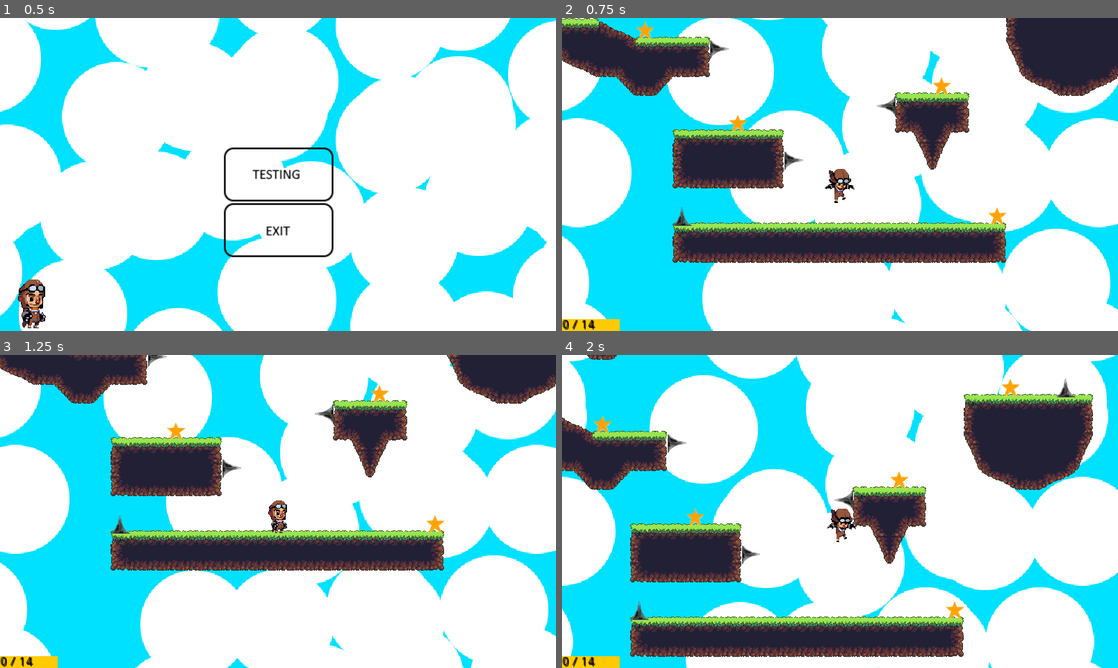
Above: before the commit, frames 1-4 (two rows, left to right).
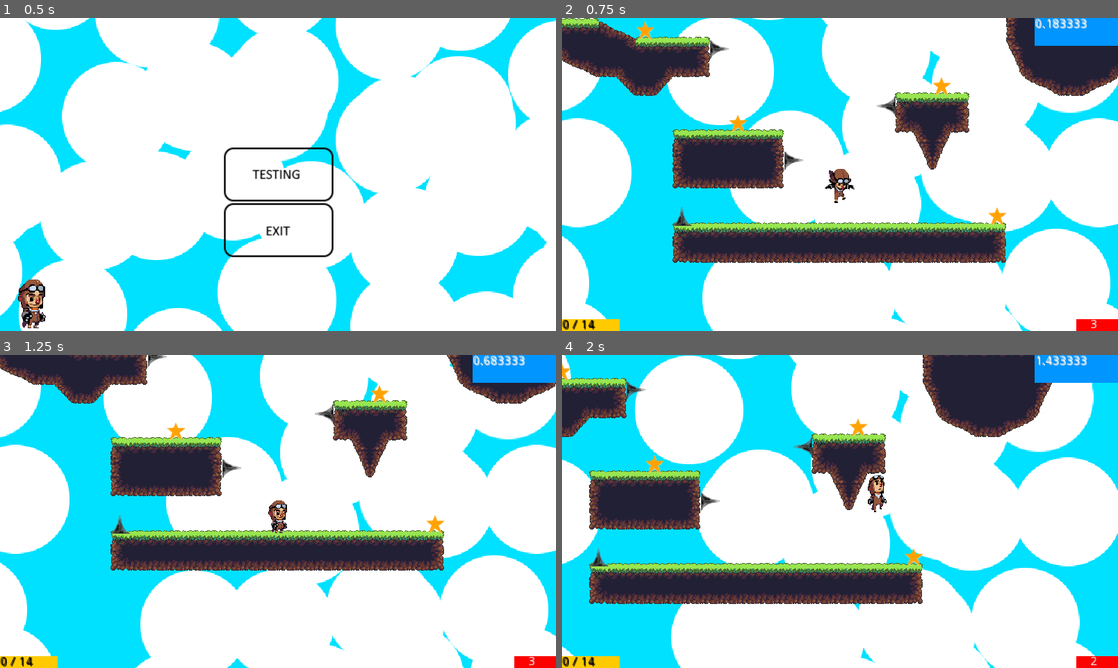
Above: after the commit, the same moments.

Repository: OliverMead/PlatformerGame_Personal
Game: Godot game, scene res://MainMenu.tscn
Same seed, same stepped clock (60 frames per second), same inputs: the game is played once before the commit and once after it.
Inputs (mouse positions are in pixels of both pictures, inside the frame that each line leads up to):
- Up to frame 1 (0.5 s): no input
- Up to frame 2 (0.75 s): click (840, 174) at 0.5 s
- Up to frame 3 (1.25 s): no input
- Up to frame 4 (2 s): tap Enter (ui_accept) at 1.25, 1.35 s; hold Right (ui_right) from 1.28 s (still down); hold Space (ui_jump) from 1.28 s (still down)

Frame 1 is identical in both runs. In frame 2, 1.6% of the frame differs, in the area x 85-100%, y 0-100%; in frame 3, 1.6%; in frame 4, 53%, in the area x 0-100%, y 0-100%.

Commit message:
added finishing screens, a timer, collision on spikes

Diff:
--- a/HUD.gd
+++ b/HUD.gd
@@ -1,6 +1,7 @@
 extends CanvasLayer
 
-onready var textNode = get_node("ColorRect/RichTextLabel")
+onready var starNode = get_node("ColorRect/RichTextLabel")
+onready var lifeNode = get_node("ColorRect2/RichTextLabel")
 onready var world = get_parent()
 onready var playerNode = world.get_node("Player")
 
@@ -8,4 +9,5 @@
 	pass
 
 func _process(delta):
-	textNode.text = str(playerNode.starCount) + " / " + str(world.starNum)
+	starNode.text = str(playerNode.starCount) + " / " + str(world.starNum)
+	lifeNode.text = str(playerNode.lives)
--- a/KinematicBody2D.gd
+++ b/KinematicBody2D.gd
@@ -10,6 +10,7 @@
 
 var starCount = 0
 var lives = 3
+var disabled = false
 
 onready var playerSprite = get_node("Sprite")
 onready var world = self.get_parent()
@@ -67,42 +68,45 @@
 		playerSprite.flip_h = false
 
 func _physics_process(delta):
-	# apply gravity
-	motion.y += G
+	if !disabled:
+		# apply gravity
+		motion.y += G
 
-	if Input.is_action_pressed("ui_right"):
-		# set to move right with button
-		motion.x = SPEED
-		playerDirection = playerDirections.right
-		is_analogue_input = false
-	elif Input.is_action_pressed("ui_left"):
-		# set to move left with button
-		motion.x = -SPEED
-		playerDirection = playerDirections.left
-		is_analogue_input = false
-	elif Input.is_action_pressed("ls_right"):
-		# set to move right with stick
-		motion.x = SPEED * Input.get_action_strength("ls_right")
-		playerDirection = playerDirections.right
-		is_analogue_input = true
-	elif Input.is_action_pressed("ls_left"):
-		# set to move left with stick
-		motion.x = -SPEED * Input.get_action_strength("ls_left")
-		playerDirection = playerDirections.left
-		is_analogue_input = true
+		if Input.is_action_pressed("ui_right"):
+			# set to move right with button
+			motion.x = SPEED
+			playerDirection = playerDirections.right
+			is_analogue_input = false
+		elif Input.is_action_pressed("ui_left"):
+			# set to move left with button
+			motion.x = -SPEED
+			playerDirection = playerDirections.left
+			is_analogue_input = false
+		elif Input.is_action_pressed("ls_right"):
+			# set to move right with stick
+			motion.x = SPEED * Input.get_action_strength("ls_right")
+			playerDirection = playerDirections.right
+			is_analogue_input = true
+		elif Input.is_action_pressed("ls_left"):
+			# set to move left with stick
+			motion.x = -SPEED * Input.get_action_strength("ls_left")
+			playerDirection = playerDirections.left
+			is_analogue_input = true
+		else:
+			# not moving left or right
+			motion.x = 0
+
+		#if Input.is_action_pressed("ui_up"):
+		#	# fly mode
+		#	motion.y = -SPEED
+
+		if Input.is_action_pressed("ui_jump") and is_on_floor():
+			jump()
+
+		# process the motion of the player
+		handleMotion()
+		motion = move_and_slide(motion, UP)
 	else:
-		# not moving left or right
-		motion.x = 0
-
-	#if Input.is_action_pressed("ui_up"):
-	#	# fly mode
-	#	motion.y = -SPEED
-
-	if Input.is_action_pressed("ui_jump") and is_on_floor():
-		jump()
-
-	# process the motion of the player
-	handleMotion()
-	motion = move_and_slide(motion, UP)
+		pass
 
 #func _on_colliion_with_body(body):
--- /dev/null
+++ b/Loss.tscn
@@ -0,0 +1,35 @@
+[gd_scene load_steps=4 format=2]
+
+[ext_resource path="res://ToolButton.gd" type="Script" id=1]
+[ext_resource path="res://Sprites/Player/Jump3.png" type="Texture" id=2]
+
+[sub_resource type="BitmapFont" id=1]
+
+
+[node name="ColorRect" type="ColorRect"]
+margin_top = 128.0
+margin_right = 640.0
+margin_bottom = 256.0
+color = Color( 0, 0, 0, 1 )
+
+[node name="RichTextLabel" type="RichTextLabel" parent="."]
+margin_left = 128.0
+margin_right = 512.0
+margin_bottom = 128.0
+custom_fonts/bold_font = SubResource( 1 )
+custom_colors/default_color = Color( 1, 0, 0, 1 )
+text = "YOU DIED"
+scroll_active = false
+override_selected_font_color = true
+
+[node name="ToolButton" type="ToolButton" parent="."]
+margin_left = 128.0
+margin_top = 32.0
+margin_right = 192.0
+margin_bottom = 64.0
+text = "Retry?"
+script = ExtResource( 1 )
+
+[node name="Sprite" type="Sprite" parent="."]
+position = Vector2( 256, 96 )
+texture = ExtResource( 2 )
--- /dev/null
+++ b/Scoremessage.gd
@@ -0,0 +1,11 @@
+extends RichTextLabel
+
+onready var world = get_tree().get_root().get_node("World")
+onready var player = world.get_node("Player")
+
+func _ready():
+	var stars = world.starNum
+	var lives = player.lives
+	var time = world.time
+	var score = (100 * stars * lives) / time
+	text = "Your Score = (100 x " + str(stars) + " x " + str(lives) + ") / " + str(time) + "\n = " + str(score)
--- a/Spike.gd
+++ b/Spike.gd
@@ -8,9 +8,9 @@
 
 func hit(object):
 	if object.get("lives") != null:
-		print("HIT SPIKE")
+		#print("HIT SPIKE")
 		object.lives -= 1
-		print(object.lives)
+		#print(object.lives)
 	else:
 		pass
 	pass
--- a/Spike.tscn
+++ b/Spike.tscn
@@ -1,11 +1,15 @@
-[gd_scene load_steps=4 format=2]
+[gd_scene load_steps=5 format=2]
 
 [ext_resource path="res://Sprites/Spike/spike.png" type="Texture" id=1]
 [ext_resource path="res://Spike.gd" type="Script" id=2]
 
+[sub_resource type="ConvexPolygonShape2D" id=2]
+
+points = PoolVector2Array( 0, -16, 16, 15, -16, 15 )
+
 [sub_resource type="ConvexPolygonShape2D" id=1]
 
-points = PoolVector2Array( 0, -16, 16, 15, -16, 15 )
+points = PoolVector2Array( 0, -14, 15, 14, -15, 14 )
 
 [node name="Spike" type="Sprite"]
 position = Vector2( 384, 64 )
@@ -17,4 +21,12 @@
 
 [node name="CollisionShape2D" type="CollisionShape2D" parent="Area2D"]
 position = Vector2( 15.7828, 17.5001 )
+shape = SubResource( 2 )
+
+[node name="RigidBody2D" type="RigidBody2D" parent="."]
+mode = 1
+
+[node name="CollisionShape2D2" type="CollisionShape2D" parent="RigidBody2D"]
+position = Vector2( 15.7828, 17.5001 )
+scale = Vector2( 1, 1 )
 shape = SubResource( 1 )
--- a/Star.gd
+++ b/Star.gd
@@ -8,9 +8,9 @@
 
 func hit(object):
 	if object.get("starCount") != null:
-		print("HIT STAR")
+		#print("HIT STAR")
 		object.starCount += 1
-		print(object.starCount)
+		#print(object.starCount)
 		visible = false
 		$Area2D/CollisionShape2D.disabled = true
 	else:
--- /dev/null
+++ b/Timer.gd
@@ -0,0 +1,14 @@
+extends RichTextLabel
+
+var time = 0.0
+var disabled = false
+
+func _ready():
+	pass
+
+func _process(delta):
+	if !disabled:
+		time += delta
+		text = str(time)
+	else:
+		pass
--- /dev/null
+++ b/ToolButton.gd
@@ -0,0 +1,7 @@
+extends ToolButton
+
+func _ready():
+	pass
+
+func _pressed():
+	get_tree().change_scene("res://World.tscn")
--- /dev/null
+++ b/Win.tscn
@@ -0,0 +1,34 @@
+[gd_scene load_steps=3 format=2]
+
+[ext_resource path="res://Sprites/Player/Idle0.png" type="Texture" id=1]
+[ext_resource path="res://Scoremessage.gd" type="Script" id=2]
+
+[node name="ColorRect" type="ColorRect"]
+margin_top = 64.0
+margin_right = 640.0
+margin_bottom = 256.0
+color = Color( 0, 0.32549, 1, 1 )
+
+[node name="Sprite" type="Sprite" parent="."]
+position = Vector2( 128, 160 )
+texture = ExtResource( 1 )
+
+[node name="RichTextLabel" type="RichTextLabel" parent="."]
+margin_left = 160.0
+margin_top = 32.0
+margin_right = 256.0
+margin_bottom = 64.0
+custom_colors/font_color_shadow = Color( 1, 1, 1, 1 )
+text = "YOU WON!"
+
+[node name="RichTextLabel2" type="RichTextLabel" parent="."]
+margin_left = 160.0
+margin_top = 96.0
+margin_right = 480.0
+margin_bottom = 128.0
+custom_colors/font_color_shadow = Color( 1, 1, 1, 1 )
+text = "YOUR SCORE = (100 x 14 x 3) / 60
+						= 7"
+scroll_active = false
+override_selected_font_color = true
+script = ExtResource( 2 )
--- a/World.gd
+++ b/World.gd
@@ -1,6 +1,9 @@
 extends Node2D
 
 const starNum = 14
+
+var time = 0.0
+onready var display = get_node("CanvasLayer")
 
 func _ready():
 	set_process(true)
@@ -11,7 +14,17 @@
 		get_tree().change_scene("res://MainMenu.tscn")
 	if $Player.starCount == starNum:
 		# you won
+		display.add_child(load("res://Win.tscn").instance())
+		$Player.disabled = true
+		$CanvasLayer/ColorRect3/RichTextLabel.disabled = true
+		Input.set_mouse_mode(Input.MOUSE_MODE_VISIBLE)
 		pass
 	if $Player.lives == 0:
 		# you died
+		display.add_child(load("res://Loss.tscn").instance())
+		$Player.disabled = true
+		Input.set_mouse_mode(Input.MOUSE_MODE_VISIBLE)
+		#$CanvasLayer/Loss/RichTextLabel.color =
+		#$CanvasLayer/Loss/RichTextLabel.text = "YOU DIED"
 		pass
+	time = $CanvasLayer/ColorRect3/RichTextLabel.time
--- a/World.tscn
+++ b/World.tscn
@@ -1,12 +1,13 @@
-[gd_scene load_steps=8 format=2]
+[gd_scene load_steps=9 format=2]
 
 [ext_resource path="res://World.gd" type="Script" id=1]
 [ext_resource path="res://background.png" type="Texture" id=2]
 [ext_resource path="res://Player.tscn" type="PackedScene" id=3]
 [ext_resource path="res://JungleDirtTileSet.tres" type="TileSet" id=4]
 [ext_resource path="res://HUD.gd" type="Script" id=5]
-[ext_resource path="res://Star.tscn" type="PackedScene" id=6]
-[ext_resource path="res://Spike.tscn" type="PackedScene" id=7]
+[ext_resource path="res://Timer.gd" type="Script" id=6]
+[ext_resource path="res://Star.tscn" type="PackedScene" id=7]
+[ext_resource path="res://Spike.tscn" type="PackedScene" id=8]
 
 [node name="World" type="Node2D"]
 script = ExtResource( 1 )
@@ -58,81 +59,108 @@
 meta_underlined = false
 text = "50"
 
-[node name="Star" parent="." instance=ExtResource( 6 )]
+[node name="ColorRect2" type="ColorRect" parent="CanvasLayer"]
+margin_left = 592.0
+margin_top = 346.0
+margin_right = 640.0
+margin_bottom = 360.0
+color = Color( 1, 0, 0, 1 )
 
-[node name="Star2" parent="." instance=ExtResource( 6 )]
+[node name="RichTextLabel" type="RichTextLabel" parent="CanvasLayer/ColorRect2"]
+margin_left = 16.0
+margin_right = 48.0
+margin_bottom = 40.0
+text = "3 "
+
+[node name="ColorRect3" type="ColorRect" parent="CanvasLayer"]
+margin_left = 544.0
+margin_right = 640.0
+margin_bottom = 32.0
+color = Color( 0, 0.584314, 1, 1 )
+
+[node name="RichTextLabel" type="RichTextLabel" parent="CanvasLayer/ColorRect3"]
+anchor_right = 1.0
+margin_bottom = 32.0
+grow_horizontal = 0
+custom_colors/font_color_shadow = Color( 1, 1, 1, 1 )
+text = "420"
+script = ExtResource( 6 )
+
+[node name="Star" parent="." instance=ExtResource( 7 )]
+
+[node name="Star2" parent="." instance=ExtResource( 7 )]
 position = Vector2( 672, -128 )
 
-[node name="Star3" parent="." instance=ExtResource( 6 )]
+[node name="Star3" parent="." instance=ExtResource( 7 )]
 position = Vector2( 128, 96 )
 
-[node name="Star4" parent="." instance=ExtResource( 6 )]
+[node name="Star4" parent="." instance=ExtResource( 7 )]
 position = Vector2( 480, 32 )
 
-[node name="Star5" parent="." instance=ExtResource( 6 )]
+[node name="Star5" parent="." instance=ExtResource( 7 )]
 position = Vector2( 384, -320 )
 
-[node name="Star6" parent="." instance=ExtResource( 6 )]
+[node name="Star6" parent="." instance=ExtResource( 7 )]
 position = Vector2( 143.539, -480 )
 
-[node name="Star7" parent="." instance=ExtResource( 6 )]
+[node name="Star7" parent="." instance=ExtResource( 7 )]
 position = Vector2( -1, -288 )
 
-[node name="Star8" parent="." instance=ExtResource( 6 )]
+[node name="Star8" parent="." instance=ExtResource( 7 )]
 position = Vector2( -32, -64 )
 
-[node name="Star9" parent="." instance=ExtResource( 6 )]
+[node name="Star9" parent="." instance=ExtResource( 7 )]
 position = Vector2( -448, -256 )
 
-[node name="Star10" parent="." instance=ExtResource( 6 )]
+[node name="Star10" parent="." instance=ExtResource( 7 )]
 position = Vector2( -288, -448 )
 
-[node name="Star11" parent="." instance=ExtResource( 6 )]
+[node name="Star11" parent="." instance=ExtResource( 7 )]
 position = Vector2( -352, -640 )
 
-[node name="Star12" parent="." instance=ExtResource( 6 )]
+[node name="Star12" parent="." instance=ExtResource( 7 )]
 position = Vector2( 32, -672 )
 
-[node name="Star13" parent="." instance=ExtResource( 6 )]
+[node name="Star13" parent="." instance=ExtResource( 7 )]
 position = Vector2( 288, -704 )
 
-[node name="Star14" parent="." instance=ExtResource( 6 )]
+[node name="Star14" parent="." instance=ExtResource( 7 )]
 position = Vector2( 704, -864 )
 
-[node name="Spike" parent="." instance=ExtResource( 7 )]
+[node name="Spike" parent="." instance=ExtResource( 8 )]
 position = Vector2( 384, 96 )
 rotation = -1.5708
 
-[node name="Spike11" parent="." instance=ExtResource( 7 )]
+[node name="Spike11" parent="." instance=ExtResource( 8 )]
 position = Vector2( -64, -608 )
 rotation = -1.5708
 
-[node name="Spike2" parent="." instance=ExtResource( 7 )]
+[node name="Spike2" parent="." instance=ExtResource( 8 )]
 position = Vector2( 256, 160 )
 rotation = 1.5708
 
-[node name="Spike10" parent="." instance=ExtResource( 7 )]
+[node name="Spike10" parent="." instance=ExtResource( 8 )]
 position = Vector2( -288, -576 )
 rotation = 1.5708
 
-[node name="Spike3" parent="." instance=ExtResource( 7 )]
+[node name="Spike3" parent="." instance=ExtResource( 8 )]
 position = Vector2( 128, -32 )
 rotation = 1.5708
 
-[node name="Spike4" parent="." instance=ExtResource( 7 )]
+[node name="Spike4" parent="." instance=ExtResource( 8 )]
 position = Vector2( 768, -128 )
 
-[node name="Spike5" parent="." instance=ExtResource( 7 )]
+[node name="Spike5" parent="." instance=ExtResource( 8 )]
 position = Vector2( 32, 256 )
 
-[node name="Spike6" parent="." instance=ExtResource( 7 )]
+[node name="Spike6" parent="." instance=ExtResource( 8 )]
 position = Vector2( -512, -256 )
 
-[node name="Spike8" parent="." instance=ExtResource( 7 )]
+[node name="Spike8" parent="." instance=ExtResource( 8 )]
 position = Vector2( 96, -480 )
 
-[node name="Spike9" parent="." instance=ExtResource( 7 )]
+[node name="Spike9" parent="." instance=ExtResource( 8 )]
 position = Vector2( 448, -704 )
 
-[node name="Spike7" parent="." instance=ExtResource( 7 )]
+[node name="Spike7" parent="." instance=ExtResource( 8 )]
 position = Vector2( -192, -96 )
